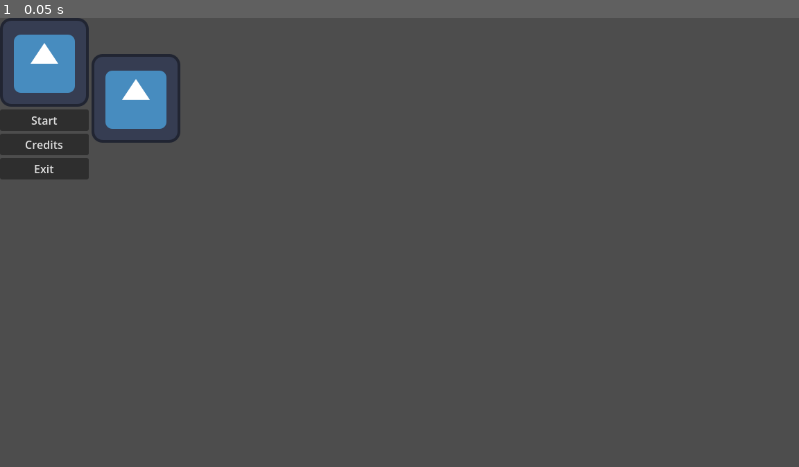
Above: before the commit, frame 1.
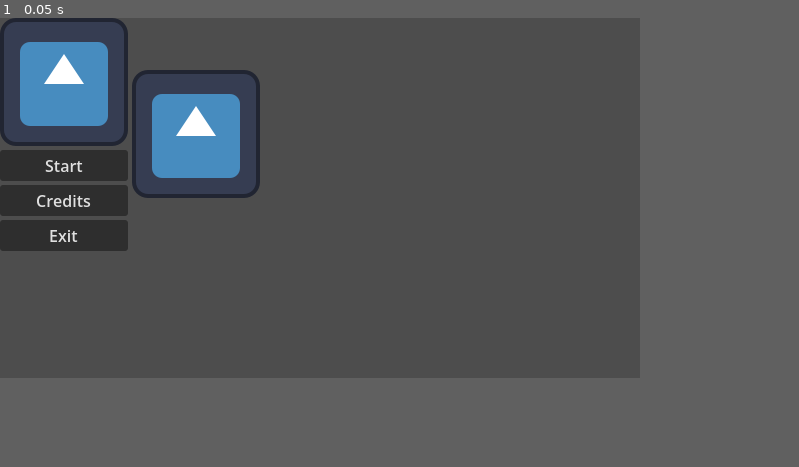
Above: after the commit, the same moment.

Repository: adhan-razzaque/ggj-2026
Game: Godot game, scene res://build_scenes/main_menu.tscn
The game is run twice, just before and just after one commit, with the same random seed, the same clock (stepped at 60 frames per second) and the same inputs. The engine's default icon, where the game draws it, is replaced by a stand-in: a white triangle on a blue panel in a dark square.
Inputs:
- Up to frame 1 (0.05 s): no input
In our replay, the window is 799x449 before the commit and 640x360 after it. These sizes can differ from the game's own. Grey fills any space a smaller window leaves; there, only what the larger window draws over its background counts as a difference.

The runs differ from the first frame. In frame 1, 8.4% of the frame differs, in the area x 0-33%, y 0-52%.

Commit message:
Checkpoint, lots of changes. Mainly added more UI

Diff:
--- /dev/null
+++ b/level/controls_ui.gd
@@ -0,0 +1,25 @@
+class_name ControlsUI extends Control
+
+@export var operator_container: Container
+@export var choice_container: Container
+@export var submit_button: Button
+@export var operator_button_group: ButtonGroup
+@export var choice_button_group: ButtonGroup
+
+var current_round: Round
+
+func _ready() -> void:
+	submit_button.pressed.connect(on_submit_pressed)
+
+func on_round_begun(new_round: Round) -> void:
+	var children := operator_container.get_children()
+	children.append_array(choice_container.get_children())
+	for child: Node in children:
+		child.queue_free()
+
+	var button: Button = Button.new()
+
+
+
+func on_submit_pressed() -> void:
+	current_round.submit_answer(0, 0)
--- a/level/level.gd
+++ b/level/level.gd
@@ -1,5 +1,8 @@
 class_name Level extends Node
 
+# Signals
+signal success_phrase(phrase: String)
+signal round_begun(new_round: Round)
 
 # Properties
 @export_file("*.txt") var success_phrases_path: String
@@ -21,11 +24,6 @@
 func _ready() -> void:
 	load_success_phrases()
 	load_rounds()
-
-# Called every frame. 'delta' is the elapsed time since the previous frame.
-func _process(delta: float) -> void:
-	pass
-
 
 ## Load the success phrases from the provided text file
 func load_success_phrases() -> void:
@@ -69,7 +67,7 @@
 	current_round.round_over.connect(_on_round_over)
 	current_round.start_game()
 	timer.start()
-
+	round_begun.emit(current_round)
 
 ## End Level
 func end_level() -> void:
@@ -88,6 +86,8 @@
 
 	if won:
 		print_debug("You won, moving to next round...")
+		var success_string: String = success_phrases.pick_random()
+		success_phrase.emit(success_string)
 		next_round()
 	else:
 		print_debug("You lost, try again...")
--- a/level/level.tscn
+++ /dev/null
@@ -1,18 +0,0 @@
-[gd_scene format=3 uid="uid://b1pjx3qk33gmt"]
-
-[ext_resource type="Script" uid="uid://b4js5bbt3to4c" path="res://level/level.gd" id="1_7lnir"]
-[ext_resource type="PackedScene" uid="uid://dckd2y6i0iely" path="res://round/round.tscn" id="2_5gx2l"]
-
-[node name="Level" type="Node" unique_id=1262444287]
-script = ExtResource("1_7lnir")
-success_phrases_path = "res://level/success_phrases.txt"
-metadata/_custom_type_script = "uid://b4js5bbt3to4c"
-
-[node name="Timer" type="Timer" parent="." unique_id=815341611]
-wait_time = 0.25
-
-[node name="Round" parent="." unique_id=199965638 instance=ExtResource("2_5gx2l")]
-
-[node name="Round2" parent="." unique_id=779322780 instance=ExtResource("2_5gx2l")]
-
-[connection signal="timeout" from="Timer" to="." method="_on_timer_timeout"]
--- /dev/null
+++ b/level/level_1.tscn
@@ -0,0 +1,5 @@
+[gd_scene format=3 uid="uid://nwj1ibrs6d2l"]
+
+[ext_resource type="PackedScene" uid="uid://b1pjx3qk33gmt" path="res://level/level_base.tscn" id="1_omx5w"]
+
+[node name="Level1" unique_id=1262444287 instance=ExtResource("1_omx5w")]
--- /dev/null
+++ b/level/level_base.tscn
@@ -0,0 +1,13 @@
+[gd_scene format=3 uid="uid://b1pjx3qk33gmt"]
+
+[ext_resource type="Script" uid="uid://b4js5bbt3to4c" path="res://level/level.gd" id="1_p5upd"]
+
+[node name="LevelBase" type="Node" unique_id=1262444287]
+script = ExtResource("1_p5upd")
+success_phrases_path = "res://level/success_phrases.txt"
+metadata/_custom_type_script = "uid://b4js5bbt3to4c"
+
+[node name="Timer" type="Timer" parent="." unique_id=815341611]
+wait_time = 0.25
+
+[connection signal="timeout" from="Timer" to="." method="_on_timer_timeout"]
--- /dev/null
+++ b/level/level_ui_base.tscn
@@ -0,0 +1,84 @@
+[gd_scene format=3 uid="uid://dg0xd8qls8q5a"]
+
+[ext_resource type="Script" uid="uid://cukneud56fc1" path="res://wall/wall.gd" id="1_qmiyr"]
+[ext_resource type="Texture2D" uid="uid://c2tos1omse0cv" path="res://icon.svg" id="2_7ak56"]
+[ext_resource type="PackedScene" uid="uid://b1pjx3qk33gmt" path="res://level/level_base.tscn" id="3_w6fek"]
+[ext_resource type="Script" uid="uid://jjcwacdl1ybs" path="res://level/controls_ui.gd" id="4_fm06m"]
+[ext_resource type="PackedScene" uid="uid://dckd2y6i0iely" path="res://round/round.tscn" id="4_tlipp"]
+[ext_resource type="Script" uid="uid://63s4hmce36lx" path="res://player/player_display.gd" id="6_qotdi"]
+[ext_resource type="Texture2D" uid="uid://bok4m6gnv6s36" path="res://player/player_sprite_0.png" id="7_kbij0"]
+[ext_resource type="Texture2D" uid="uid://b0npvvskpnrua" path="res://player/player_sprite_1.png" id="8_c4h3n"]
+[ext_resource type="Texture2D" uid="uid://bvwacvg8susa2" path="res://player/player_sprite_00.png" id="9_gqaqr"]
+[ext_resource type="Texture2D" uid="uid://bu3c6o5viltqp" path="res://player/player_sprite_01.png" id="10_48xp5"]
+[ext_resource type="Texture2D" uid="uid://dcpbn6uvbfdjv" path="res://player/player_sprite_10.png" id="11_d7tey"]
+[ext_resource type="Texture2D" uid="uid://b7w07tbbvm321" path="res://player/player_sprite_11.png" id="12_5wgwr"]
+
+[node name="LevelUiBase" type="Node2D" unique_id=566148448]
+
+[node name="Wall" type="Node2D" parent="." unique_id=963792758]
+position = Vector2(349, 86)
+script = ExtResource("1_qmiyr")
+metadata/_custom_type_script = "uid://cukneud56fc1"
+
+[node name="WallSprite" type="Sprite2D" parent="Wall" unique_id=492248415]
+texture = ExtResource("2_7ak56")
+
+[node name="Line2D" type="Line2D" parent="Wall" unique_id=1791392133]
+points = PackedVector2Array(0, 0, -197, 207)
+width = 0.0
+default_color = Color(0, 0, 0, 0)
+
+[node name="LevelBase" parent="." unique_id=1262444287 instance=ExtResource("3_w6fek")]
+
+[node name="Round" parent="LevelBase" unique_id=199965638 instance=ExtResource("4_tlipp")]
+
+[node name="MarginContainer" type="Control" parent="." unique_id=1456249942]
+layout_mode = 3
+anchors_preset = 15
+anchor_right = 1.0
+anchor_bottom = 1.0
+offset_right = 640.0
+offset_bottom = 360.0
+grow_horizontal = 2
+grow_vertical = 2
+
+[node name="ControlsUIContainer" type="MarginContainer" parent="MarginContainer" unique_id=505083090 node_paths=PackedStringArray("operator_container", "choice_container", "submit_button")]
+layout_mode = 0
+offset_left = 303.0
+offset_top = 168.0
+offset_right = 640.0
+offset_bottom = 360.0
+script = ExtResource("4_fm06m")
+operator_container = NodePath("VBoxContainer/OperatorContainer")
+choice_container = NodePath("VBoxContainer/ChoiceContainer")
+submit_button = NodePath("VBoxContainer/CenterContainer/SubmitButton")
+
+[node name="VBoxContainer" type="VBoxContainer" parent="MarginContainer/ControlsUIContainer" unique_id=949823908]
+layout_mode = 2
+
+[node name="OperatorContainer" type="HBoxContainer" parent="MarginContainer/ControlsUIContainer/VBoxContainer" unique_id=1011830265]
+layout_mode = 2
+
+[node name="ChoiceContainer" type="HBoxContainer" parent="MarginContainer/ControlsUIContainer/VBoxContainer" unique_id=1871790874]
+layout_mode = 2
+
+[node name="CenterContainer" type="CenterContainer" parent="MarginContainer/ControlsUIContainer/VBoxContainer" unique_id=1965484257]
+layout_mode = 2
+
+[node name="SubmitButton" type="Button" parent="MarginContainer/ControlsUIContainer/VBoxContainer/CenterContainer" unique_id=1956454843]
+layout_mode = 2
+text = "Submit"
+
+[node name="PlayerDisplay" type="MarginContainer" parent="MarginContainer" unique_id=304848319]
+layout_mode = 0
+offset_left = 43.0
+offset_top = 245.0
+offset_right = 312.0
+offset_bottom = 309.0
+script = ExtResource("6_qotdi")
+sprites_1bit = Array[CompressedTexture2D]([ExtResource("7_kbij0"), ExtResource("8_c4h3n")])
+sprites_2bit = Array[CompressedTexture2D]([ExtResource("9_gqaqr"), ExtResource("10_48xp5"), ExtResource("11_d7tey"), ExtResource("12_5wgwr")])
+
+[node name="HBoxContainer" type="HBoxContainer" parent="MarginContainer/PlayerDisplay" unique_id=824058402]
+layout_mode = 2
+alignment = 1
--- /dev/null
+++ b/level/operator_button.gd
@@ -0,0 +1,11 @@
+class_name OperatorButton extends Button
+
+
+# Called when the node enters the scene tree for the first time.
+func _ready() -> void:
+	pass # Replace with function body.
+
+
+# Called every frame. 'delta' is the elapsed time since the previous frame.
+func _process(delta: float) -> void:
+	pass
--- /dev/null
+++ b/player/player_display.gd
@@ -0,0 +1,60 @@
+class_name PlayerDisplay extends Container
+
+## 2 sprites to index to with 1 bit value
+@export var sprites_1bit: Array[CompressedTexture2D]
+
+## 4 sprites to index to with 2 bit value
+@export var sprites_2bit: Array[CompressedTexture2D]
+
+@onready var hbox_container: HBoxContainer = $HBoxContainer
+
+var _flags: FlagHolders
+var flags: FlagHolders:
+	get:
+		return _flags
+	set(value):
+		_flags = value
+		build_player_texture(value)
+
+
+func _ready() -> void:
+	var test = FlagHolders.new()
+	test.width = 4
+	test.flags = 3
+	flags = test
+
+
+func build_player_texture(from_flags: FlagHolders) -> void:
+	var children := hbox_container.get_children()
+
+	for child in children:
+		child.queue_free()
+
+	var texture_count: int = ceili(from_flags.width / 2.0)
+	var value: int = from_flags.flags
+	var width: int = from_flags.width
+	var texture_rects: Array[TextureRect] = []
+
+	for i in range(texture_count):
+		var new_texture = TextureRect.new()
+		var this_value: int = value & 0b11
+		value >>= 2
+		new_texture.texture = sprite_from_value(this_value, width == 1)
+		new_texture.size = Vector2(32, 32)
+		width -= 2
+		texture_rects.push_front(new_texture)
+
+	for texture_rect in texture_rects:
+		hbox_container.add_child(texture_rect)
+
+## Returns the sprite from the 2 bit value
+func sprite_from_value(value: int, one_bit: bool = false) -> CompressedTexture2D:
+	if value < 0 or value > 0b11:
+		print_debug("Received an invalid value")
+		return null
+
+	if one_bit:
+		value &= 0b1
+		return sprites_1bit[value]
+
+	return sprites_2bit[value]
--- a/project.godot
+++ b/project.godot
@@ -15,6 +15,13 @@
 config/features=PackedStringArray("4.6", "GL Compatibility")
 config/icon="res://icon.svg"
 
+[display]
+
+window/size/viewport_width=640
+window/size/viewport_height=360
+window/stretch/mode="viewport"
+window/stretch/scale_mode="integer"
+
 [physics]
 
 3d/physics_engine="Jolt Physics"
--- /dev/null
+++ b/wall/wall.gd
@@ -0,0 +1,25 @@
+class_name Wall extends Node2D
+
+@onready var line: Line2D = $Line2D
+@onready var wall_sprite: Sprite2D = $WallSprite
+
+var line_splits = 8
+var current_round: Round
+
+func _ready() -> void:
+	wall_sprite.position = line.get_point_position(0)
+
+func on_wall_moved(new_position: int) -> void:
+	var start: Vector2 = line.get_point_position(0)
+	var end: Vector2 = line.get_point_position(1)
+	var distance: Vector2 = end - start
+	distance *= float(new_position) / line_splits
+	wall_sprite.position = start + distance
+
+func on_round_begun(new_round: Round) -> void:
+	if current_round != null:
+		current_round.wall_moved.disconnect(on_wall_moved)
+
+	current_round = new_round
+	line_splits = current_round.wall_limit
+	current_round.wall_moved.connect(on_wall_moved)
Not shown, added: export_presets.cfg
Not shown, added: level/controls_ui.gd.uid
Not shown, added: level/operator_button.gd.uid
Not shown, added: player/player_display.gd.uid
Binary file added: player/player_sprite.aseprite
Binary file added: player/player_sprite_0.png
Not shown, added: player/player_sprite_0.png.import
Binary file added: player/player_sprite_00.png
Not shown, added: player/player_sprite_00.png.import
Binary file added: player/player_sprite_01.png
Not shown, added: player/player_sprite_01.png.import
Binary file added: player/player_sprite_0_left.png
(and 14 more such lines)
